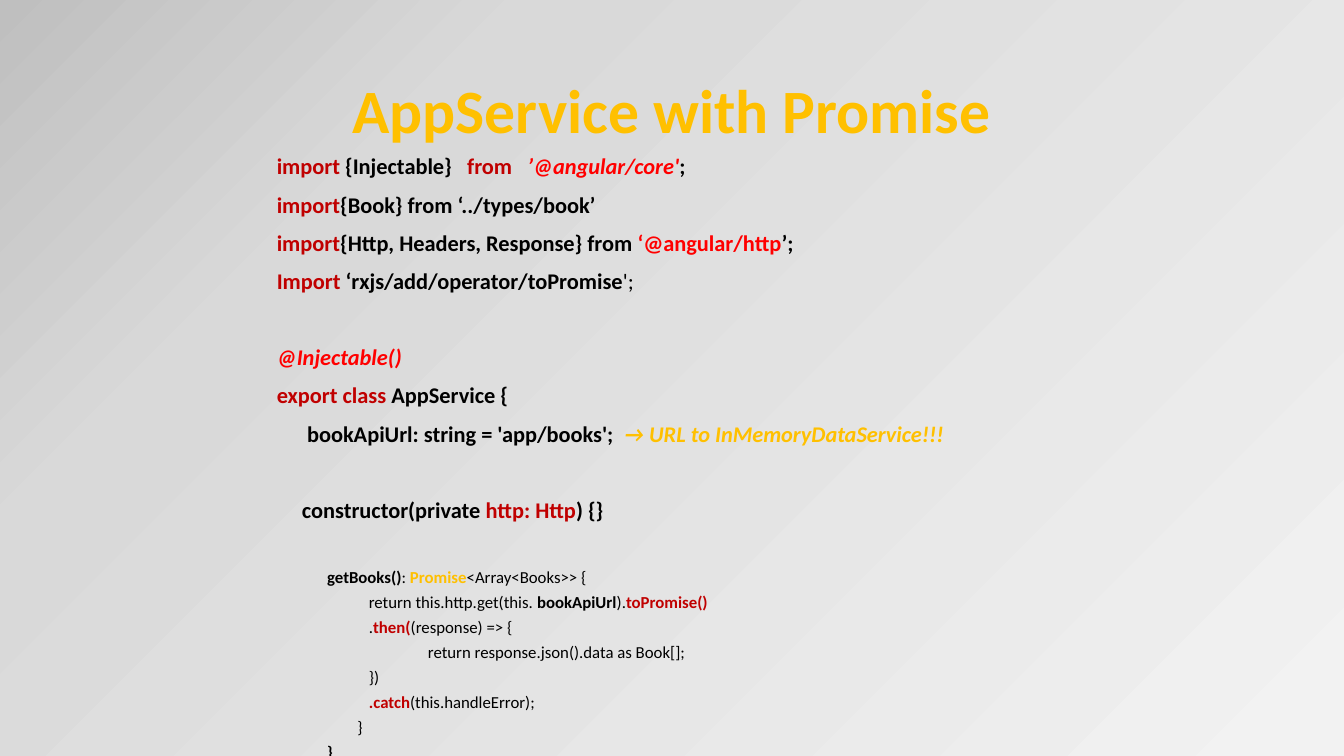
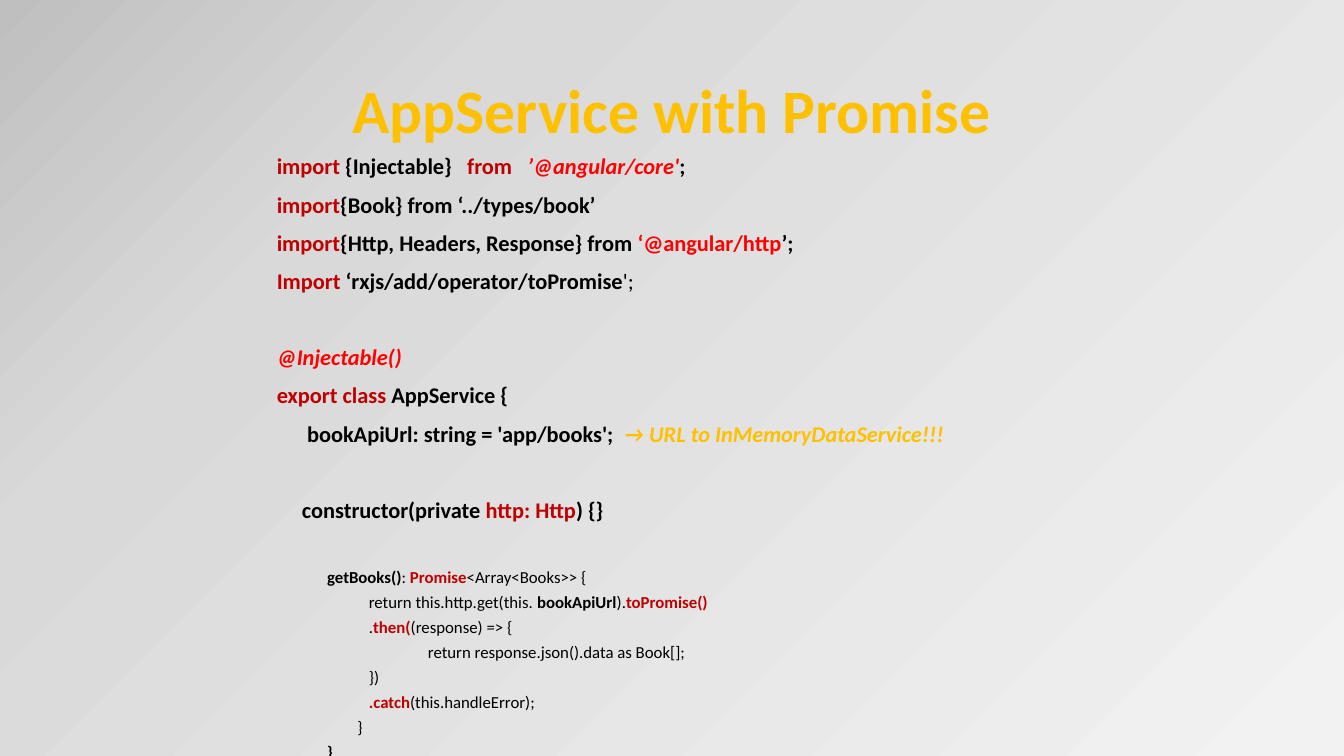
Before and after one commit to petereijgermans11/frontend-cursus, a slide deck: slide 21 of frontend-cursus/ 8 - Angular.pptx. Drawn at 1344x756 pixels with LibreOffice and Linux fonts; fonts in the diff are those of the drawing. Boxes give left, top, right and bottom in pixels: in the first picture for what was removed or moved away, otherwise in the second. Text is boxed around its words. In the diff, an @@ line names an element or a change of style, - is before the commit and + after.

```diff
--- a/frontend-cursus/ 8 - Angular.pptx
+++ b/frontend-cursus/ 8 - Angular.pptx
@@ text at (327,570,577,586): text colour #FFC000 to #C00000 in "Promise<Array<Books>>" @@
```
Also in this commit, not shown: 6 other slides changed, 2 slides added, 1 other file.
